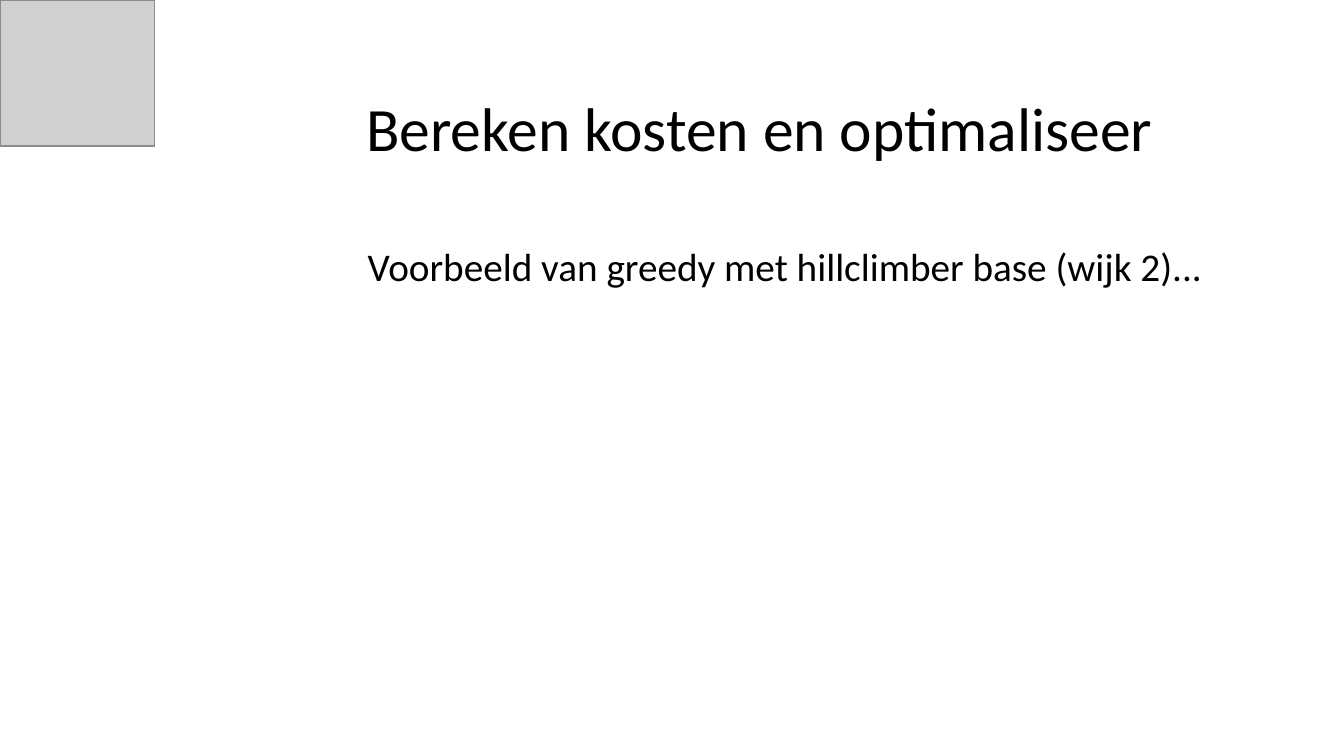
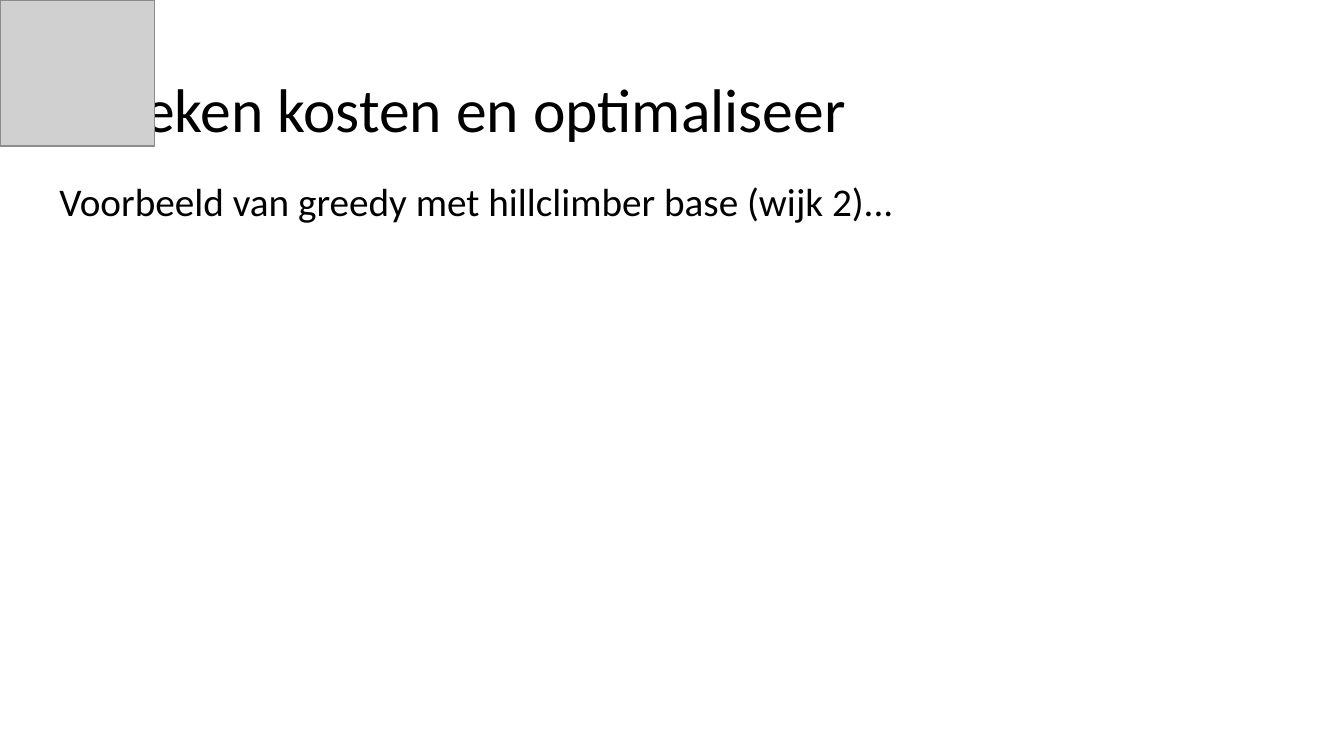
Before and after one commit to yoghurthoek/sunny_storage, a slide deck: slide 10 of Presentations/Presentatie 6 vrijdag 24 mei (eindpresentatie).pptx. Drawn at 1344x756 pixels with LibreOffice and Linux fonts; fonts in the diff are those of the drawing; grey boxes stand for pictures. Boxes give left, top, right and bottom in pixels: in the first picture for what was removed or moved away, otherwise in the second. Text is boxed around its words. In the diff, an @@ line names an element or a change of style, - is before the commit and + after.

```diff
--- a/Presentations/Presentatie 6 vrijdag 24 mei (eindpresentatie).pptx
+++ b/Presentations/Presentatie 6 vrijdag 24 mei (eindpresentatie).pptx
@@ title "Bereken kosten en optimaliseer" rewrapped from box(366, 108, 1152, 161) to box(59, 80, 845, 146) @@
@@ text "Voorbeeld van greedy met hillclimber ...": place and size @@
-text "Voorbeeld van greedy met hillclimber ..." at box(368, 252, 1201, 288)
+text "Voorbeeld van greedy met hillclimber ..." at box(59, 187, 893, 223)
```
Also in this commit, not shown: 17 other slides changed, 1 slide added, 1 slide removed.
